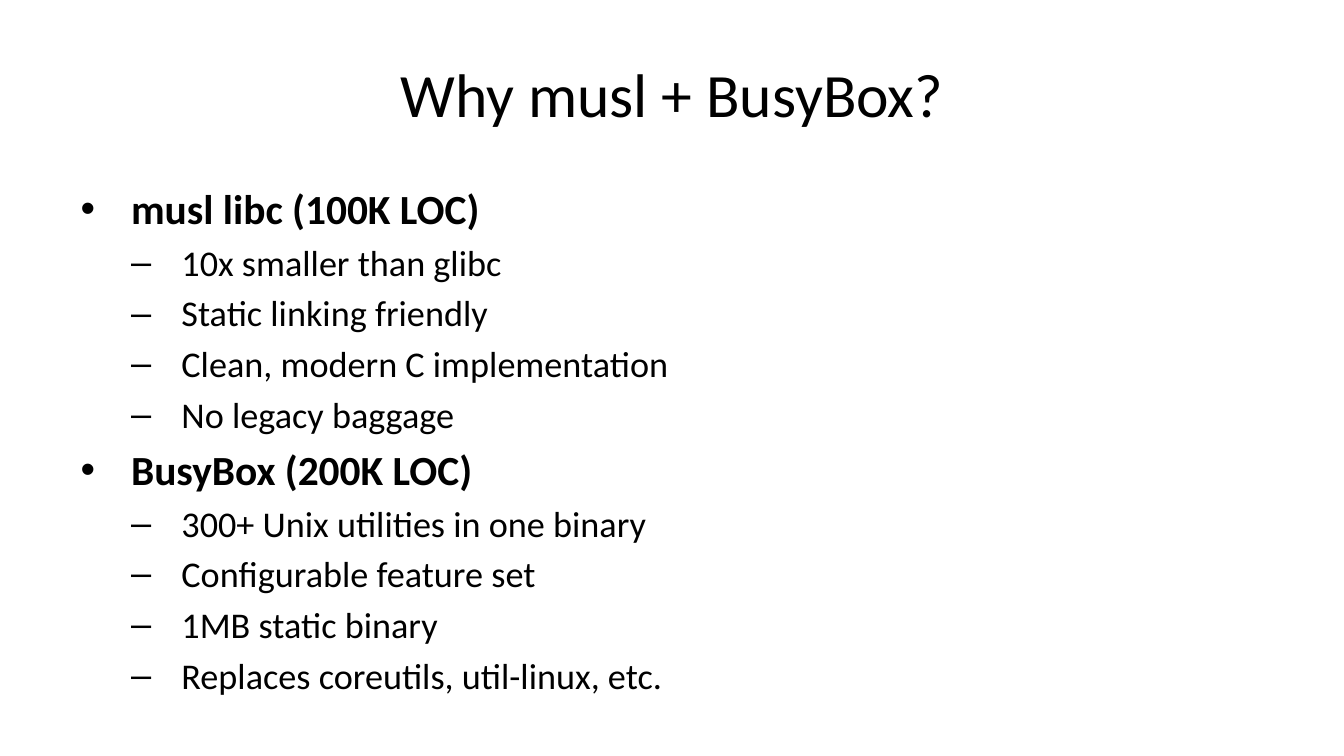
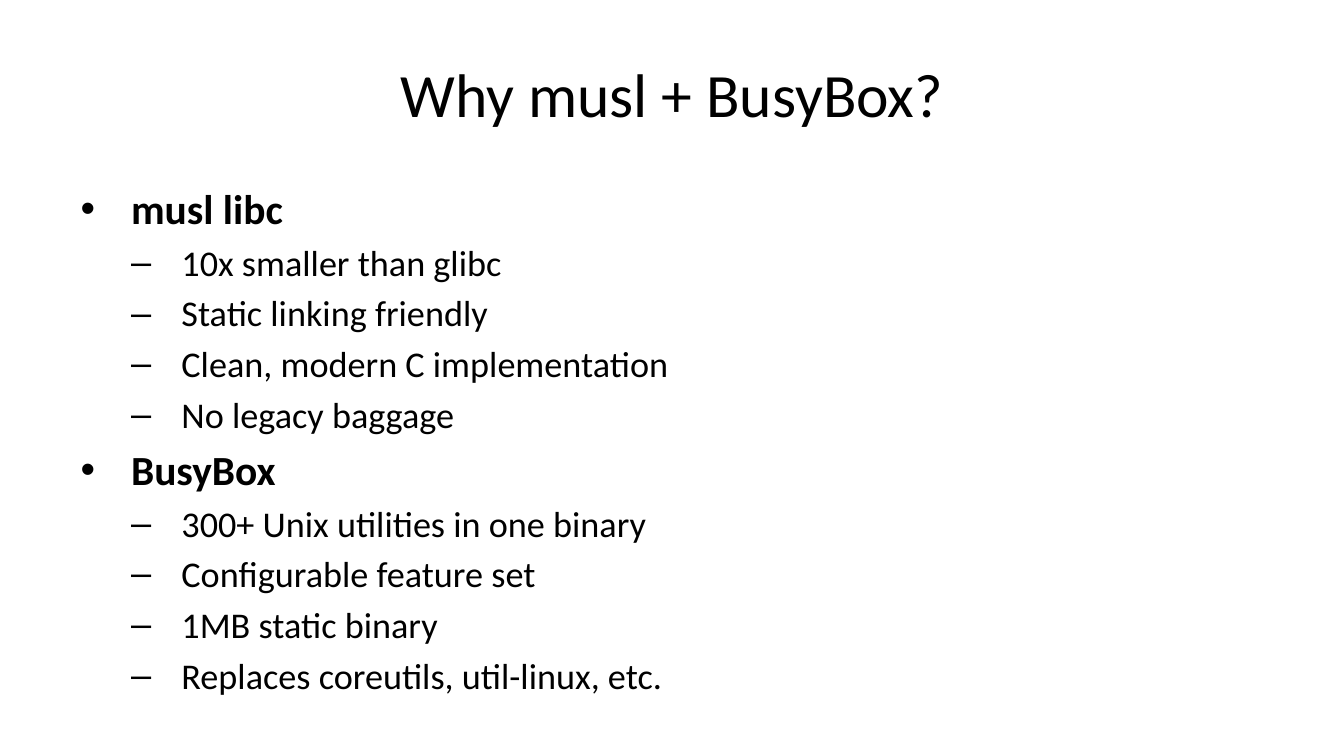
Before and after one commit to luiscosio/muInference, a slide deck: slide 11 of documentation/muinferece-slides.pptx (slide 10 before the commit). Drawn at 1344x756 pixels with LibreOffice and Linux fonts; fonts in the diff are those of the drawing. Boxes give left, top, right and bottom in pixels: in the first picture for what was removed or moved away, otherwise in the second. Text is boxed around its words. In the diff, an @@ line names an element or a change of style, - is before the commit and + after.

```diff
--- a/documentation/muinferece-slides.pptx
+++ b/documentation/muinferece-slides.pptx
@@ text at bbox=[131, 195, 283, 225]: text changed @@
-• musl libc (100K LOC)
+• musl libc
@@ text at bbox=[131, 458, 276, 492]: text changed @@
-• BusyBox (200K LOC)
+• BusyBox
```
Also in this commit, not shown: 10 other slides changed, 1 slide added, 3 other files.
